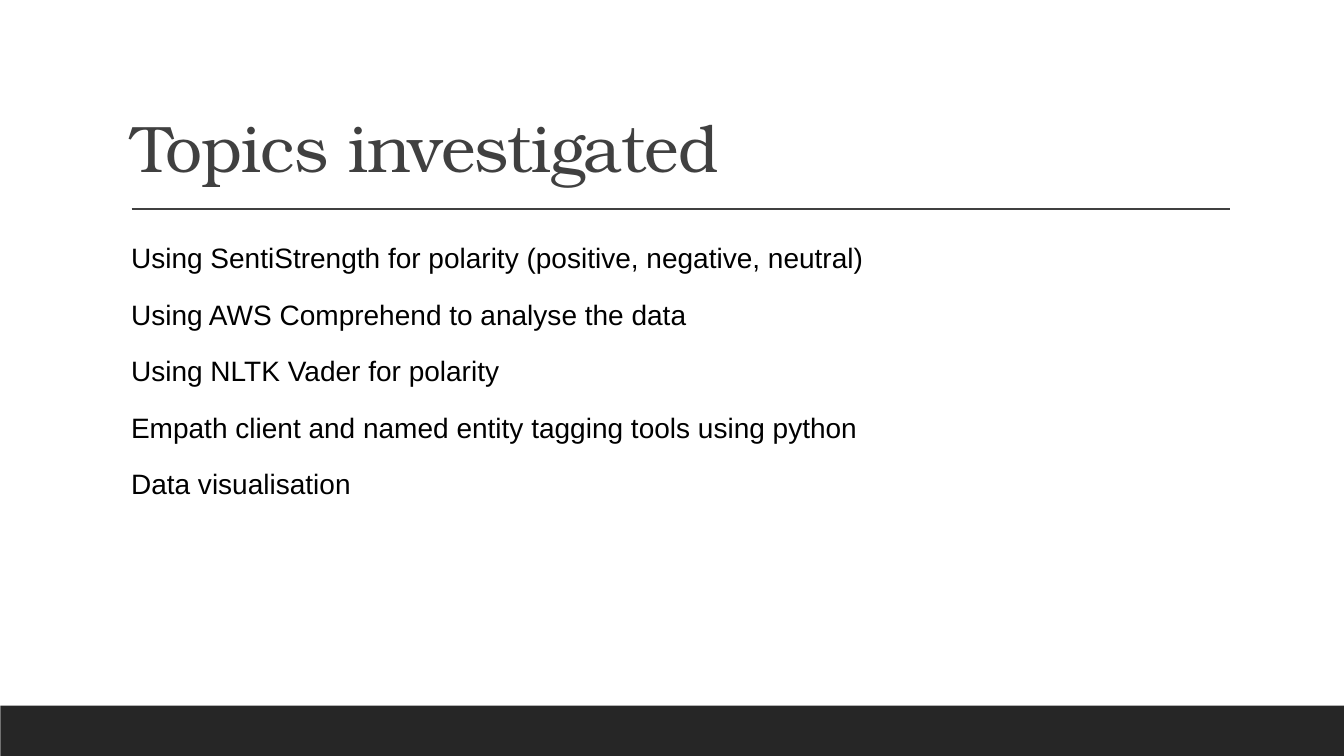
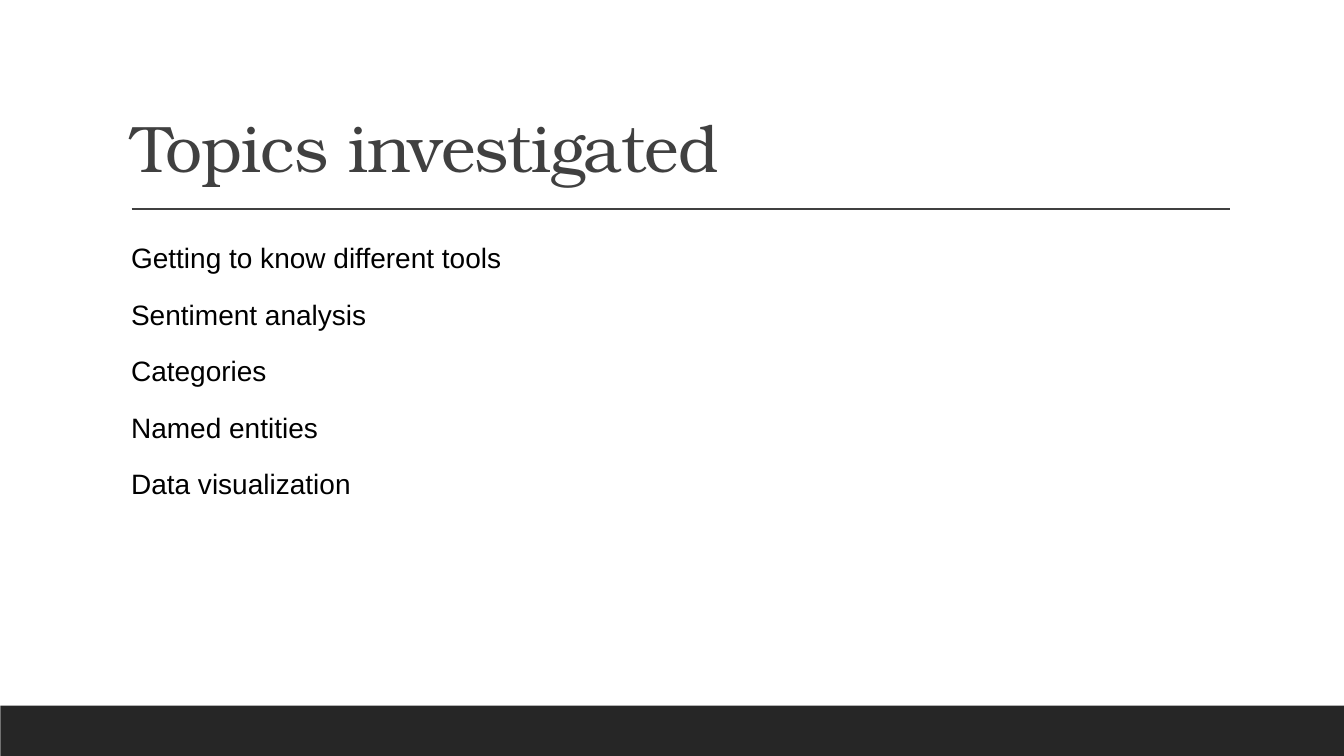
Before and after one commit to MipedD/521158S-NLP-project, a slide deck: slide 4 of NLP Project Seminar Presentation.pptx. Drawn at 1344x756 pixels with LibreOffice and Linux fonts; fonts in the diff are those of the drawing. Boxes give left, top, right and bottom in pixels: in the first picture for what was removed or moved away, otherwise in the second. Text is boxed around its words. In the diff, an @@ line names an element or a change of style, - is before the commit and + after.

```diff
--- a/NLP Project Seminar Presentation.pptx
+++ b/NLP Project Seminar Presentation.pptx
@@ text at [131,247,501,495]: text changed @@
-  Using SentiStrength for polarity (positive, negative, neutral)
-  Using AWS Comprehend to analyse the data
-  Using NLTK Vader for polarity
-  Empath client and named entity tagging tools using python
-  Data visualisation
+  Getting to know different tools
+  Sentiment analysis
+  Categories
+  Named entities
+  Data visualization
```
Also in this commit, not shown: 5 other slides changed, 2 slides removed.
